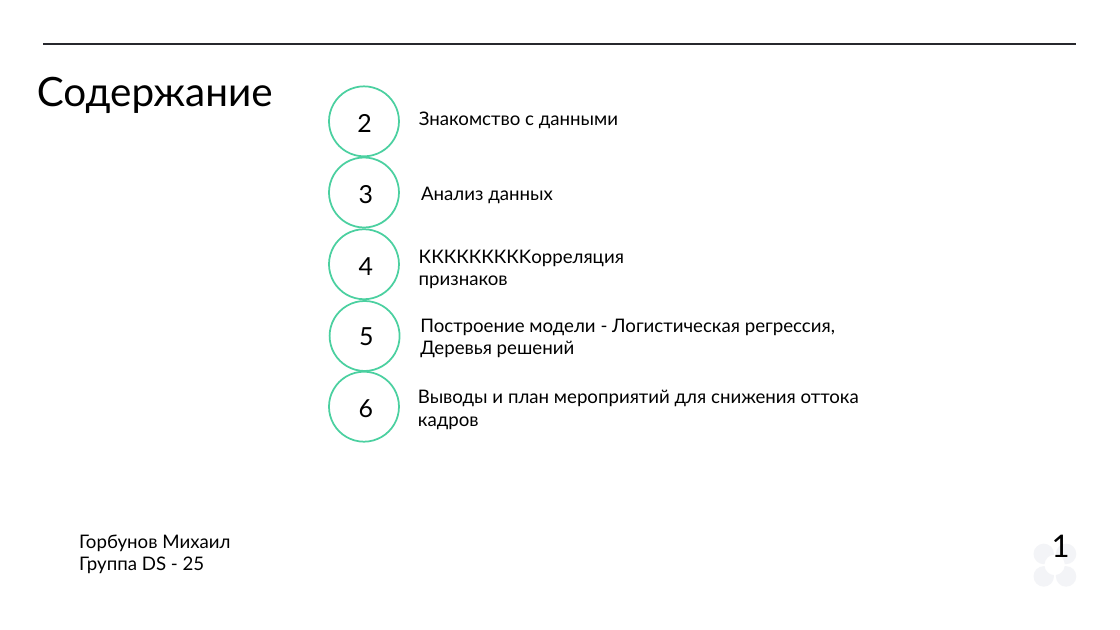
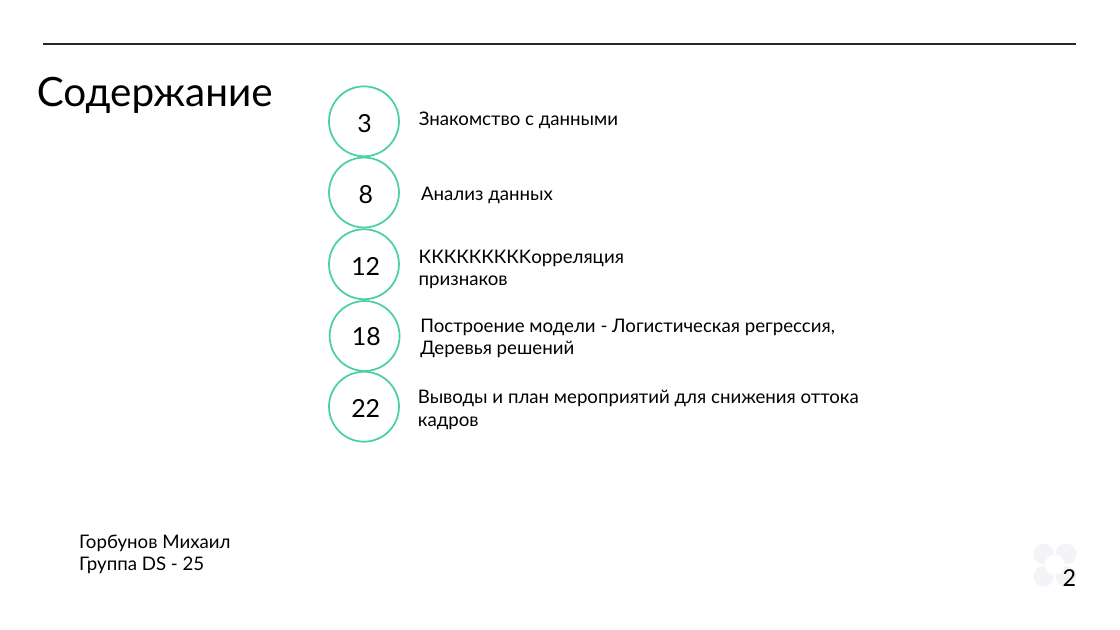
Before and after one commit to MS-max914/MX_2X, a slide deck: slide 2 of Diplom/10_10/Prezent.pptx. Drawn at 1120x630 pixels with LibreOffice and Linux fonts; fonts in the diff are those of the drawing. Boxes give left, top, right and bottom in pixels: in the first picture for what was removed or moved away, otherwise in the second. Text is boxed around its words. In the diff, an @@ line names an element or a change of style, - is before the commit and + after.

```diff
--- a/Diplom/10_10/Prezent.pptx
+++ b/Diplom/10_10/Prezent.pptx
@@ text "3": place and size @@
-text "3" at [359, 185, 373, 204]
+text "3" at [357, 114, 371, 133]
@@ text added at [359, 185, 373, 204], 32 pt, text #000000 @@
+8
@@ text at [351, 257, 380, 275]: text changed @@
-4
+12
@@ text at [352, 327, 381, 346]: text changed @@
-5
+18
@@ text at [351, 399, 380, 417]: text changed @@
-6
+22
@@ text removed at [1052, 534, 1070, 557] @@
-1
@@ text "2": place and size @@
-text "2" at [357, 114, 371, 132]
+text "2" at [1063, 569, 1077, 586]
@@ text "2" at [1063, 569, 1077, 586]: size 32 to 30 pt; alignment centre to left; vertical alignment middle to top @@
```
Also in this commit, not shown: 23 other slides changed, 1 slide added, 1 slide removed.
